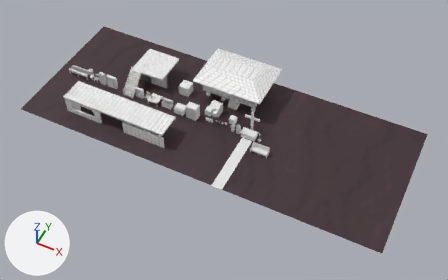
The FBX model Assets/3dObjects/all assets.fbx: old version first, new version second.
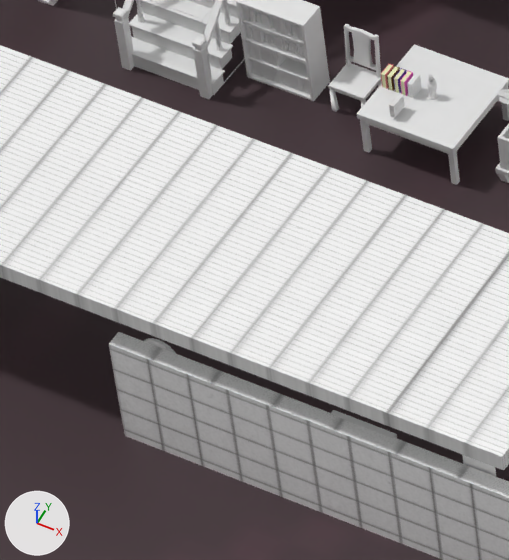
The first picture shows the older version from a camera (50 mm lens) standing at (49.1, -69.1, 83.0) and looking at (15.6, -2.1, -0.8). The close-ups show the older and then the newer version on the part from 25% to 36% of the width and 32% to 52% of the height of that picture. Only the edits that show in the close-ups are written down. Every picture has the same lights, and +X, +Y and +Z are marked at lower left. Where no turn or scale is listed for an object, it has been applied to the vertices.
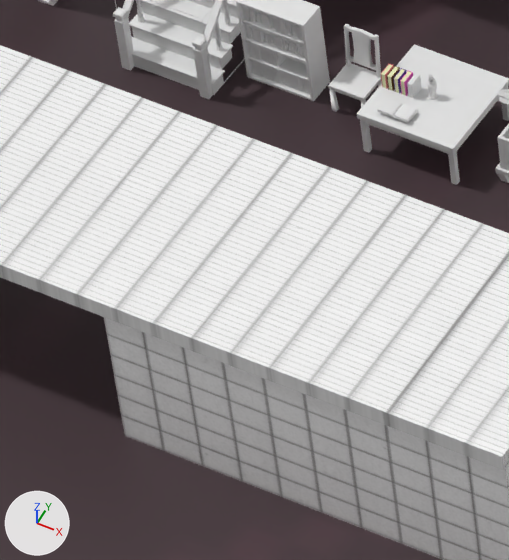
Changed parts and their boxes [x1, y1, x2, y2] in the close-ups (509 x 560 px):
'Cube.053', moved
    before: [109, 332, 509, 560]
    after: [104, 317, 509, 560]
'Cube.107', turned
    before: [392, 94, 405, 117]
    after: [378, 98, 402, 116]
'Cube.125', added
    after: [394, 104, 417, 120]
'Cube.106', moved, turned
    before: [389, 93, 401, 116]
    after: [377, 111, 417, 123]
'Cube.109', reshaped, moved, turned (not visible before)
    after: [378, 109, 418, 122]

What changed in the scene script:
```text
Change me_cube_121:
    used by ob_cube_109; location = (-0.39, -0.6, 1.13)
    remove me_cube_121.from_pydata(...)  # 8 vertices, 6 faces; spans x -0.0087..0.0087, y -0.0087..0.0087, z -0.0393..0.0013
    add me_cube_121.from_pydata(...)  # 72 vertices, 64 faces; spans x -0.0423..0.0, y -0.2893..0.3809, z 0.0076..0.3669
    me_cube_121 part 1: 8 vertices removed from x -0.0087..0.0087, y -0.0087..0.0087, z -0.0393..0.0013; 72 vertices added at x -0.0423..0.0, y -0.2893..0.3809, z 0.0076..0.3669
Add me_cube_205:
    me_cube_205.from_pydata([(0.319, 0.008, 0.044), (0.319, 0.36, 0.044), (0.052, 0.011, 0.042), (0.052, 0.363, 0.042), (0.001, 0.367, -0.001), (0.001, 0.008, -0.001), (0.001, 0.363, -0.001), (0.001, 0.011, -0.001), (0.001, 0.008, 0.0), (0.001, 0.367, 0.0), (0.001, 0.011, 0.0), (0.001, 0.363, 0.0), (0.014, 0.363, 0.023), (0.027, 0.363, 0.033), (0.039, 0.363, 0.037), (0.039, 0.011, 0.037), (0.027, 0.011, 0.033), (0.014, 0.011, 0.023)], [], [(2, 3, 1, 0), (12, 17, 10, 11), (8, 5, 4, 9, 11, 10), (9, 4, 6, 11), (5, 8, 10, 7), (3, 2, 15, 14), (14, 15, 16, 13), (13, 16, 17, 12)])
Change ob_cube_106:
    ob_cube_106.location: (0.04, -0.297, -0.0097) -> (-0.405, -0.893, 1.125)
    ob_cube_106.rotation_euler: (-1.591, 0.0, 0.0) -> (-1.571, -1.571, 0.0)  # degrees (-91, 0, 0) -> degrees (-90, -90, 0)
Change ob_cube_053:
    ob_cube_053.location: (3.04, -9.1, 0.73) -> (3.04, -9.1, 1.64)
Change ob_cube_107:
    ob_cube_107.rotation_euler: (-1.591, 0.0, 0.0) -> (-1.571, -1.563, -0.000011)  # degrees (-91, 0, 0) -> degrees (-90, -90, -0)
Change ob_cube_109:
    ob_cube_109.location: (-0.39, -0.6, 1.13) -> (-0.4, -0.89, 1.17)
    ob_cube_109.rotation_euler: (0.0, 0.0, 0.0) -> (-1.571, -1.571, 0.0)  # degrees (0, 0, 0) -> degrees (-90, -90, 0)
Add ob_cube_125:
    ob_cube_125 = bpy.data.objects.new('Cube.125', me_cube_205)
    ob_cube_125.location = (-0.36, -0.89, 1.13)
```
